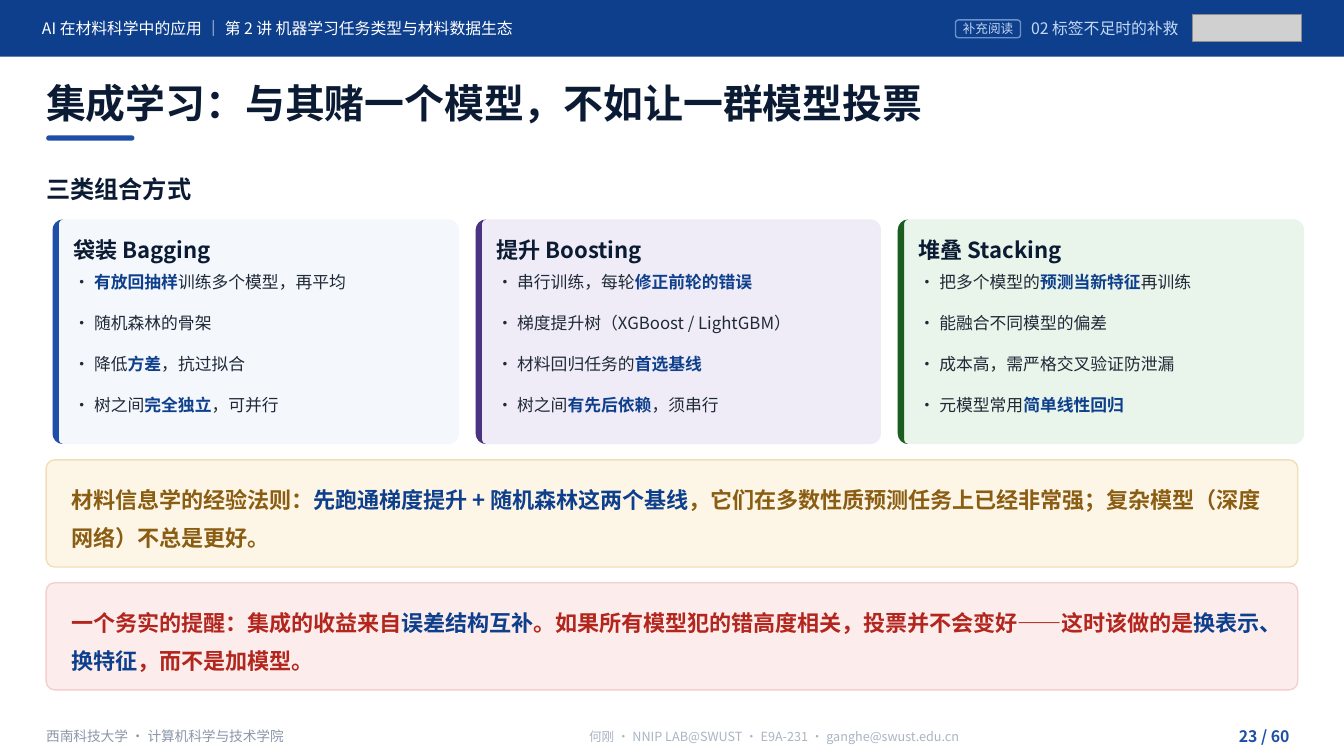
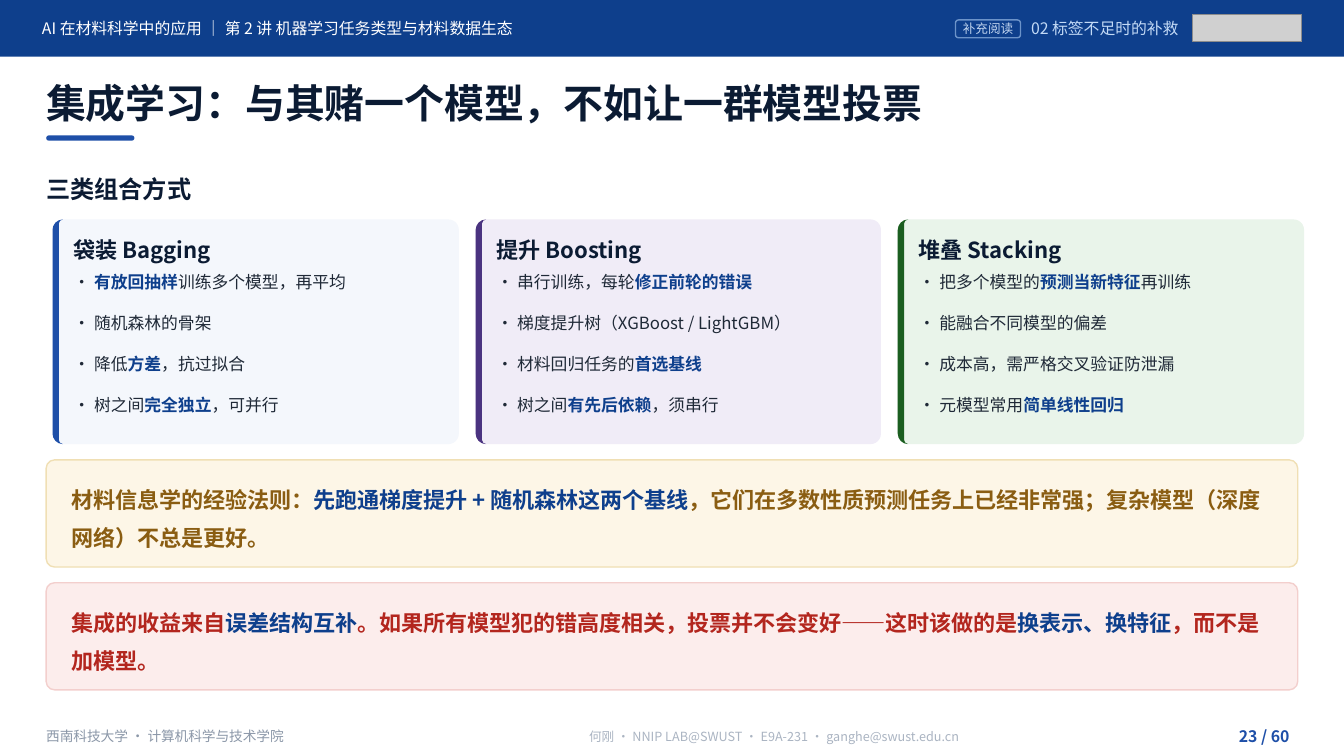
Before and after one commit to cosfrist/Applications-of-Artificial-Intelligence-in-Materials-Science-SWUST, a slide deck: slide 23 of lectures/02-机器学习任务类型与材料数据生态/AI在材料科学中的应用-第2讲 机器学习任务类型与材料数据生态-V5.pptx. Drawn at 1344x756 pixels with LibreOffice and Linux fonts; fonts in the diff are those of the drawing; grey boxes stand for pictures. Boxes give left, top, right and bottom in pixels: in the first picture for what was removed or moved away, otherwise in the second. Text is boxed around its words. In the diff, an @@ line names an element or a change of style, - is before the commit and + after.

```diff
--- a/lectures/02-机器学习任务类型与材料数据生态/AI在材料科学中的应用-第2讲 机器学习任务类型与材料数据生态-V5.pptx
+++ b/lectures/02-机器学习任务类型与材料数据生态/AI在材料科学中的应用-第2讲 机器学习任务类型与材料数据生态-V5.pptx
@@ text at <box>71,612,1259,671</box>: text changed @@
-一个务实的提醒：集成的收益来自误差结构互补。如果所有模型犯的错高度相关，投票并不会变好——这时该做的是换表示、换特征，而不是加模型。
+集成的收益来自误差结构互补。如果所有模型犯的错高度相关，投票并不会变好——这时该做的是换表示、换特征，而不是加模型。
```
Also in this commit, not shown: 11 other slides changed, 24 other files.
